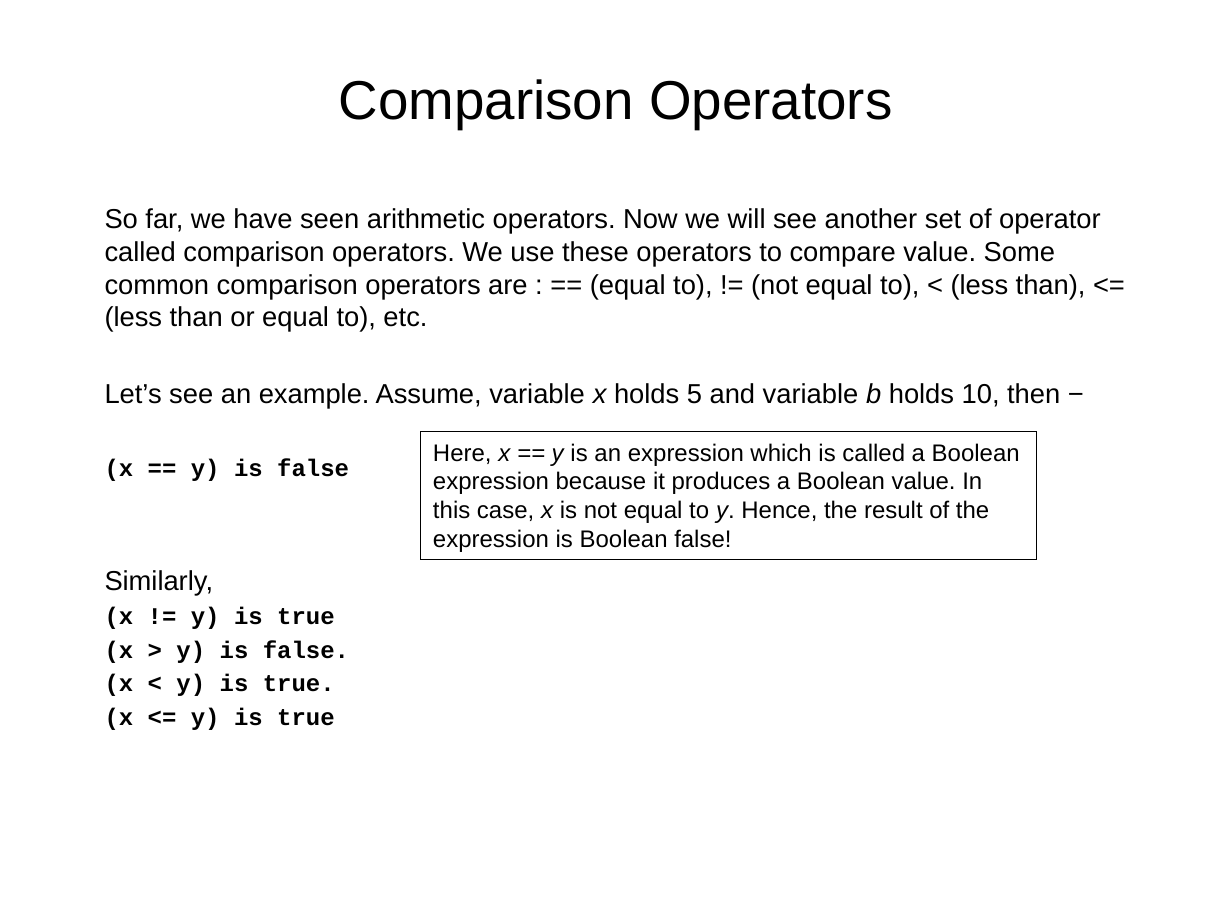
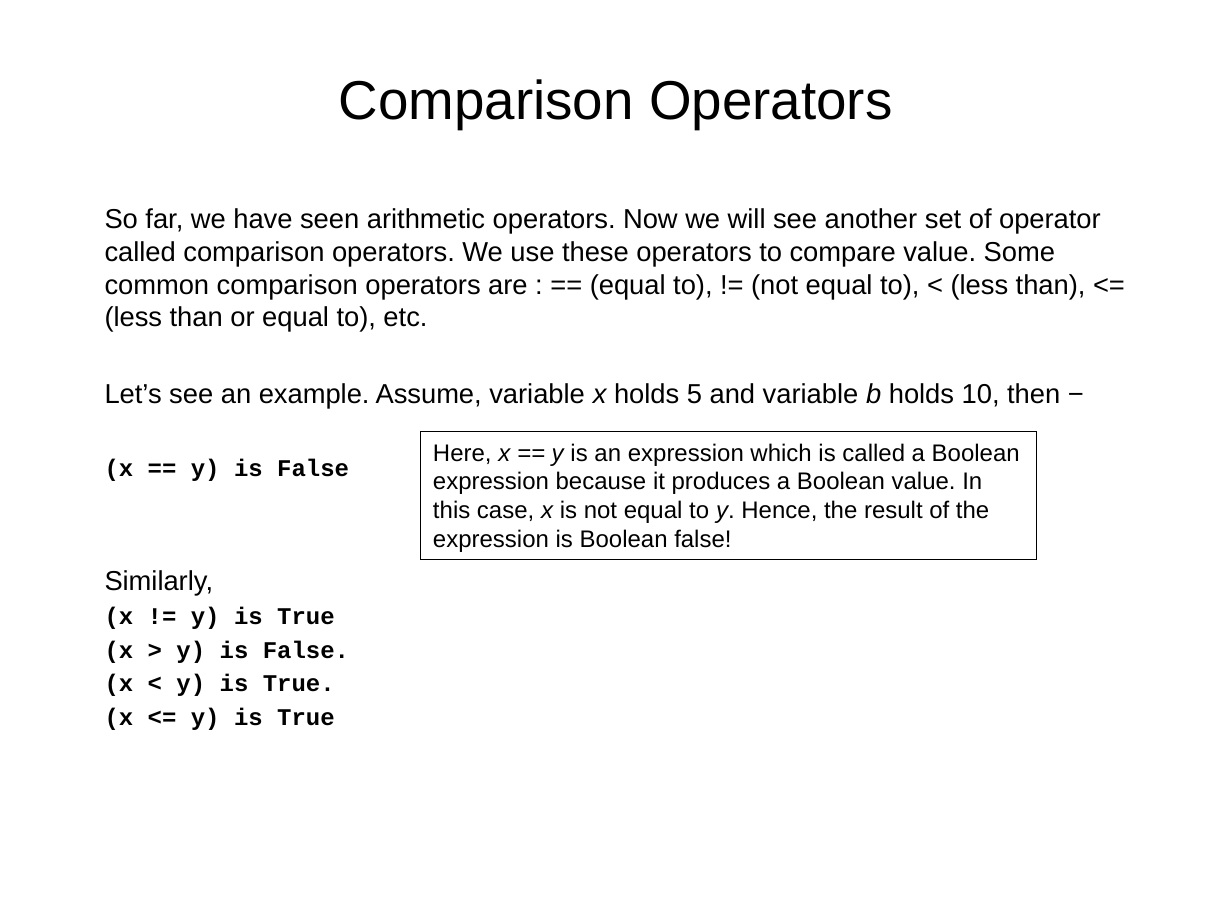
Before and after one commit to dia1128/AIandDataScienceWorkshopwithPython, a slide deck: slide 18 of Week1/01-python - intro, type, control flow.pptx. Drawn at 1232x924 pixels with LibreOffice and Linux fonts; fonts in the diff are those of the drawing. Boxes give left, top, right and bottom in pixels: in the first picture for what was removed or moved away, otherwise in the second. Text is boxed around its words. In the diff, an @@ line names an element or a change of style, - is before the commit and + after.

```diff
--- a/Week1/01-python - intro, type, control flow.pptx
+++ b/Week1/01-python - intro, type, control flow.pptx
@@ text at bbox=[105, 458, 349, 481]: text changed @@
-(x == y) is false
+(x == y) is False
@@ text at bbox=[105, 607, 349, 730]: text changed @@
-(x != y) is true
-(x > y) is false.
-(x < y) is true.
-(x <= y) is true
+(x != y) is True
+(x > y) is False.
+(x < y) is True.
+(x <= y) is True
```
Also in this commit, not shown: 3 other slides changed.
